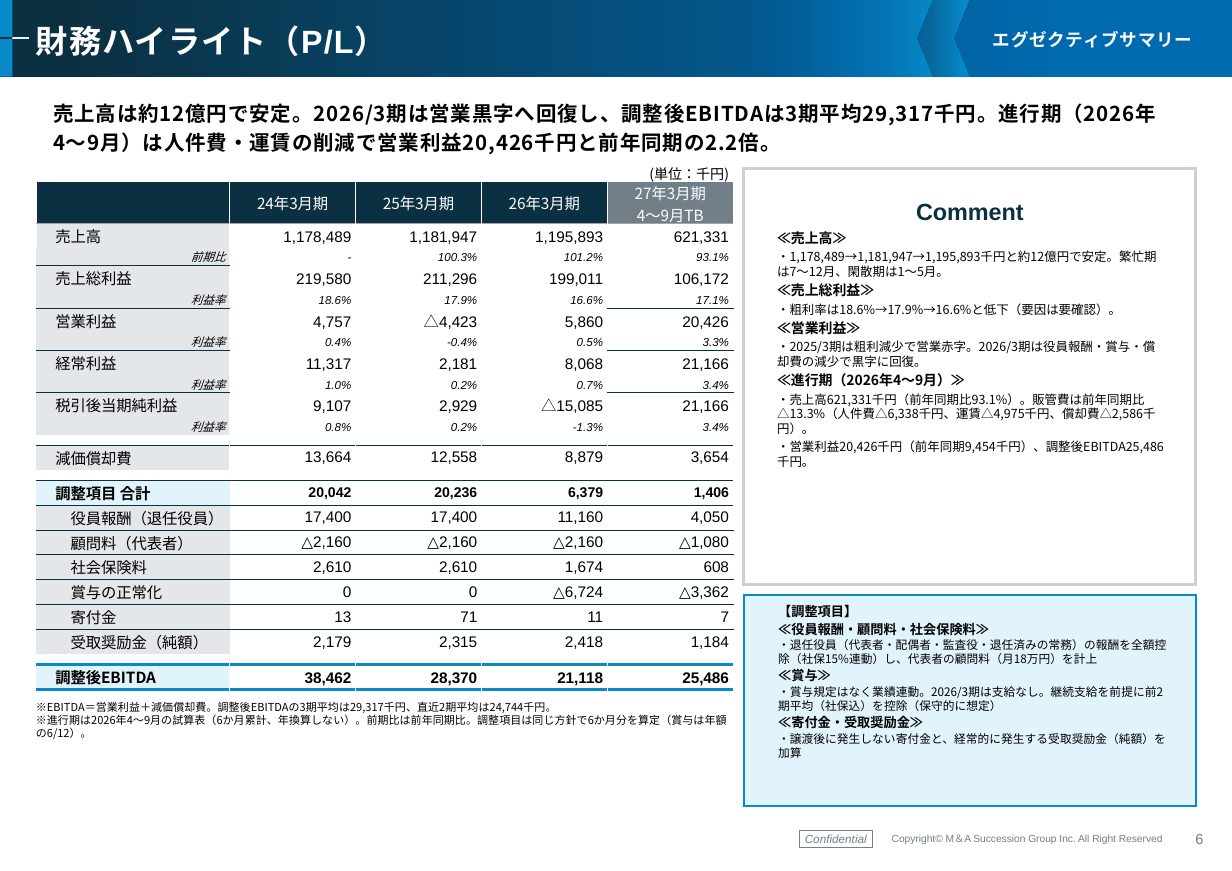
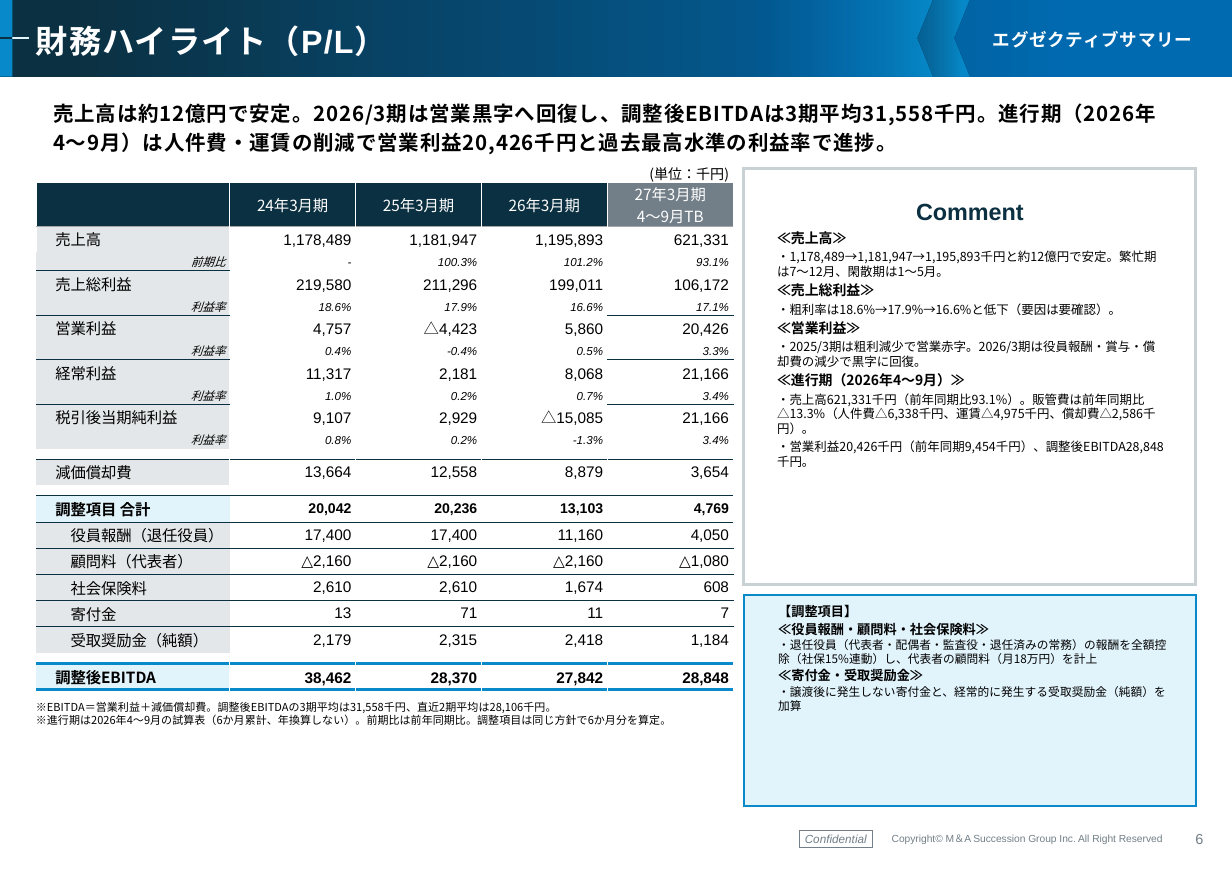
Before and after one commit to keisuketagaito/github-1st, a slide deck: slide 7 of 株式会社鶴岡中央青果/企業概要書_鶴岡中央青果_261115.pptx. Drawn at 1232x871 pixels with LibreOffice and Linux fonts; fonts in the diff are those of the drawing; background and template pictures are left out. Boxes give left, top, right and bottom in pixels: in the first picture for what was removed or moved away, otherwise in the second. Text is boxed around its words. In the diff, an @@ line names an element or a change of style, - is before the commit and + after.

```diff
--- a/株式会社鶴岡中央青果/企業概要書_鶴岡中央青果_261115.pptx
+++ b/株式会社鶴岡中央青果/企業概要書_鶴岡中央青果_261115.pptx
@@ subtitle at bbox=[53, 103, 1156, 154]: text changed @@
-売上高は約12億円で安定。2026/3期は営業黒字へ回復し、調整後EBITDAは3期平均29,317千円。進行期（2026年4〜9月）は人件費・運賃の削減で営業利益20,426千円と前年同期の2.2倍。
+売上高は約12億円で安定。2026/3期は営業黒字へ回復し、調整後EBITDAは3期平均31,558千円。進行期（2026年4〜9月）は人件費・運賃の削減で営業利益20,426千円と過去最高水準の利益率で進捗。
@@ table at bbox=[36, 163, 731, 690] @@
-row 16, column 4: 6,379
+row 16, column 4: 13,103
-row 16, column 5: 1,406
+row 16, column 5: 4,769
-row 20: 賞与の正常化 | 0 | 0 | △6,724 | △3,362
-row 23, column 4: 21,118
+row 23, column 4: 27,842
-row 23, column 5: 25,486
+row 23, column 5: 28,848
@@ text at bbox=[777, 440, 1164, 467]: text changed @@
-・営業利益20,426千円（前年同期9,454千円）、調整後EBITDA25,486千円。
+・営業利益20,426千円（前年同期9,454千円）、調整後EBITDA28,848千円。
@@ text at bbox=[778, 668, 1163, 711]: paragraphs removed @@
-≪賞与≫
-・賞与規定はなく業績連動。2026/3期は支給なし。継続支給を前提に前2期平均（社保込）を控除（保守的に想定）
@@ text at bbox=[36, 701, 671, 725]: text changed @@
-※EBITDA＝営業利益＋減価償却費。調整後EBITDAの3期平均は29,317千円、直近2期平均は24,744千円。
-※進行期は2026年4〜9月の試算表（6か月累計、年換算しない）。前期比は前年同期比。調整項目は同じ方針で6か月分を算定（賞与は年額の6/12）。
+※EBITDA＝営業利益＋減価償却費。調整後EBITDAの3期平均は31,558千円、直近2期平均は28,106千円。
+※進行期は2026年4〜9月の試算表（6か月累計、年換算しない）。前期比は前年同期比。調整項目は同じ方針で6か月分を算定。
```
Also in this commit, not shown: 1 other slide changed, 7 other files.
